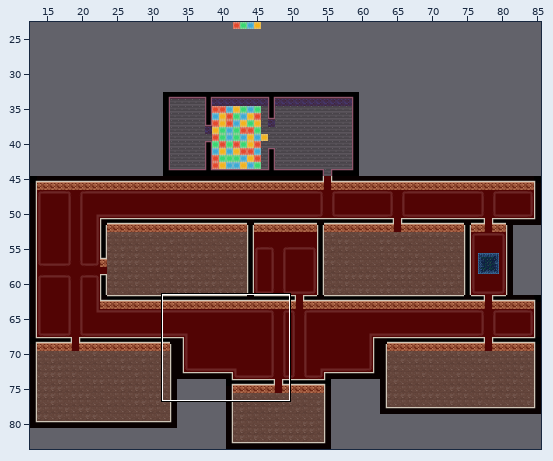
Two versions of a level (Tiled map (JSON), Mirror/assets/level/map.json). Above, an overview of the earlier version with the close-up marked.
Close-up. Before the edit:
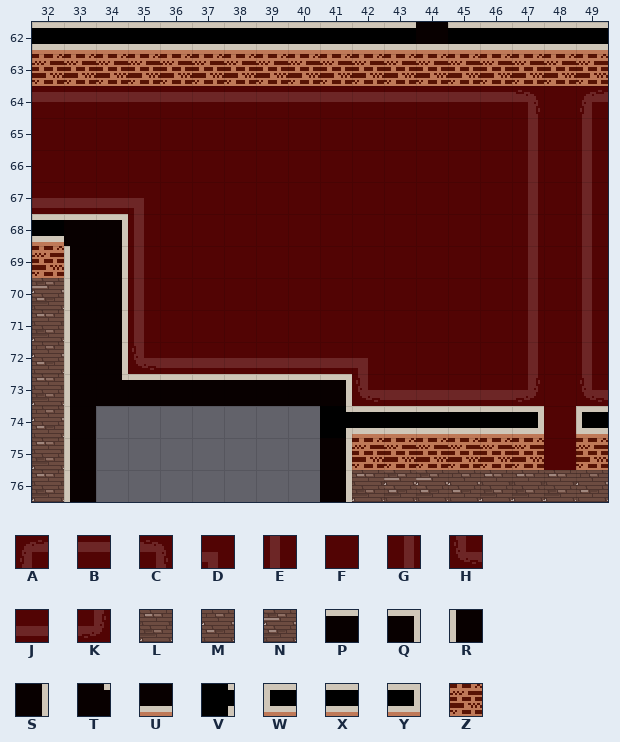
Cells are 32x32 px. Shown: x 32..49, y 62..76. The commit also changed other parts of the map, which this record leaves out. Not drawn, because the pictures are missing: unchanged layer "Objects".
Key: from "floor": A 0, B 1, C 2, D 4, E 5, F 6, G 7, H 10, J 11, K 12, L 25, M 26, N 27; from "wall": P 1, Q 2, R 5, S 7, T 8, U 11, V 13, W 15, X 16, Y 17, Z 23.
_ is an empty cell.
Layer "Floor" before, first column x 32:
62 __________________
63 __________________
64 BBBBBBBBBBBBBBBCFA
65 FFFFFFFFFFFFFFFGFE
66 FFFFFFFFFFFFFFFGFE
67 JJJDFFFFFFFFFFFGFE
68 ___EFFFFFFFFFFFGFE
69 ___EFFFFFFFFFFFGFE
70 N__EFFFFFFFFFFFGFE
71 L__EFFFFFFFFFFFGFE
72 M__HJJJJJJDFFFFGFE
73 L_________HJJJJKFH
74 M_______________F_
75 L_______________F_
76 L_________LNNMLLLM
Layer "Wall" before, first column x 32:
62 XXXXXXXXXXXXUXXXXX
63 ZZZZZZZZZZZZZZZZZZ
64 __________________
65 __________________
66 __________________
67 __________________
68 XPQ_______________
69 ZRS_______________
70 _RS_______________
71 _RS_______________
72 _RS_______________
73 _RTPPPPPPQ________
74 _R_______VXXXXXY_W
75 _R_______SZZZZZZ_Z
76 _R_______S________
Once edited:
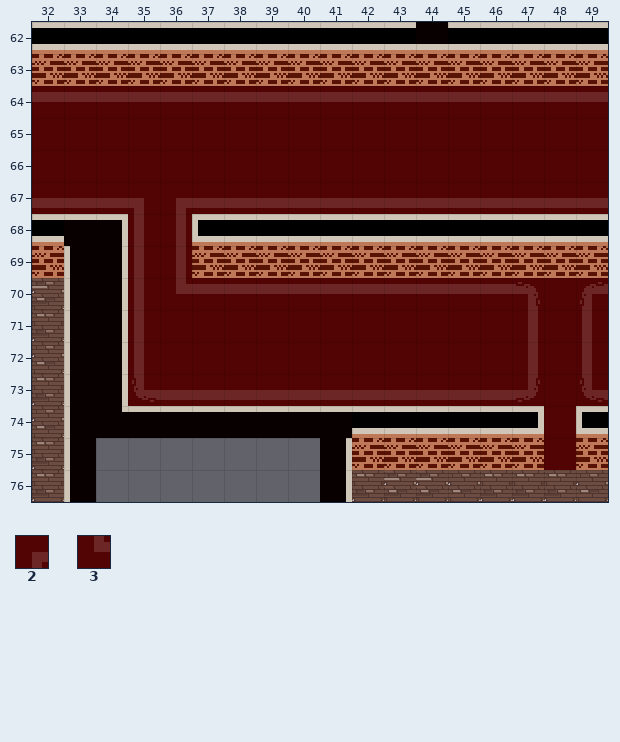
Further tiles: from "floor": 2 3, 3 8.
The exact change:
Changed rows in their new state; . is an unchanged cell.
Layer "Floor":
first column x 35:
64 ............BBB
65 ............F.F
66 ............F.F
67 .2JJJJJJJJJJJJJ
68 .G.............
69 .G.............
70 .3BBBBBBBBBBC.A
72 EFFFFFFF.......
73 HJJJJJJJ.......
Layer "Wall":
first column x 37:
68 WXXXXXXXXXXXX
69 ZZZZZZZZZZZZZ
first column x 34:
73 S_______
74 TPPPPPPP
